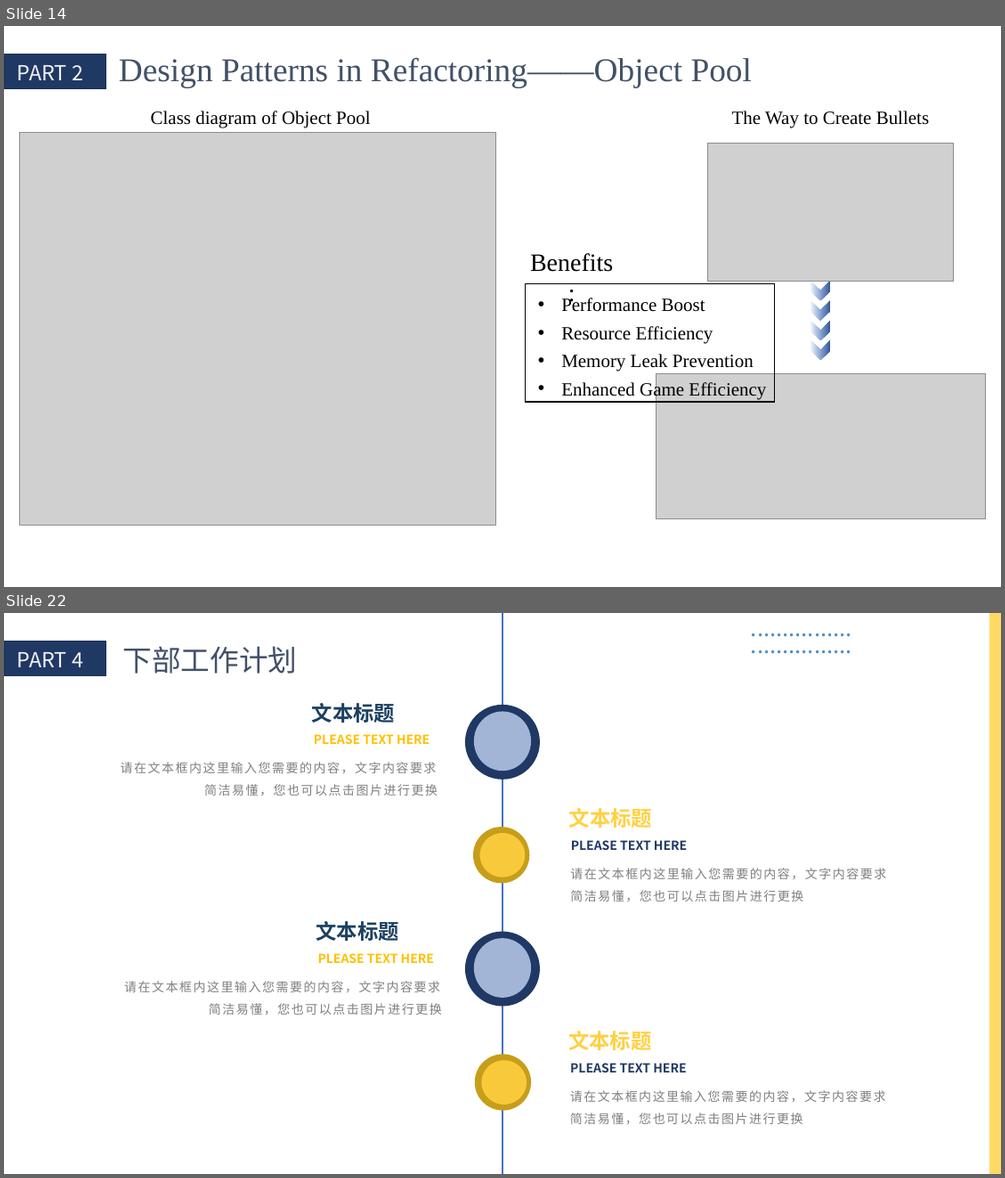
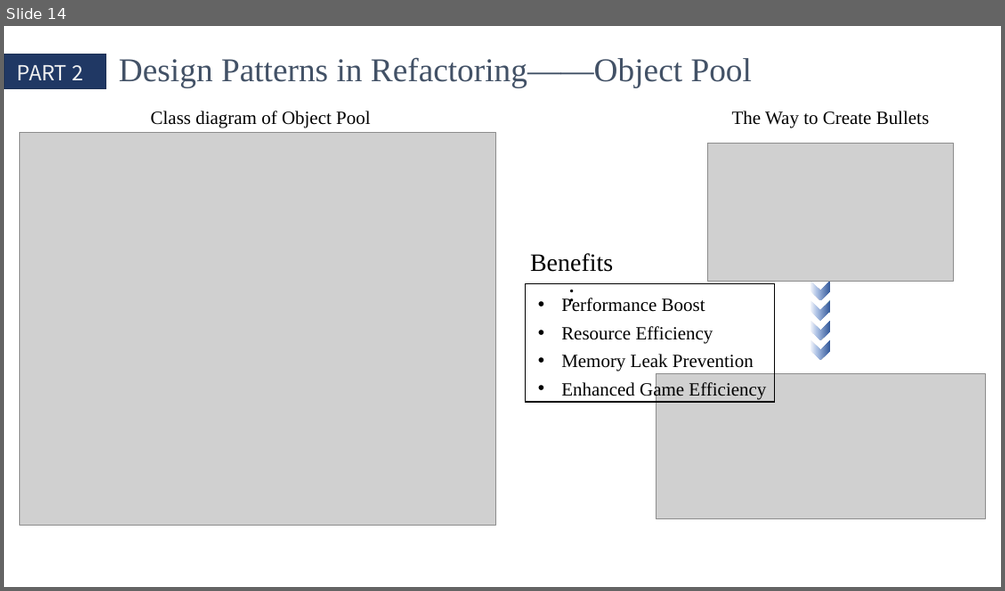
Before and after one commit to QinCheng0928/Cocos2d, a slide deck: 文档/DesignPattern.pptx. Shown one above the other, each under a label of ours: slides 14 and 22 before the commit, slide 14 after it; the slides between them are not shown. The pictures are 1005x1178 and 1005x591 pixels, drawn with LibreOffice and Linux fonts; fonts in the diff are those of the drawing; grey boxes stand for pictures. Boxes give left, top, right and bottom in pixels: in the first picture for what was removed or moved away, otherwise in the second. Text is boxed around its words. In the diff, an @@ line names an element or a change of style, - is before the commit and + after.

```diff
--- a/文档/DesignPattern.pptx
+++ b/文档/DesignPattern.pptx
@@ slide 22 removed at box(4, 613, 1001, 1174), background #FFFFFF @@
@@ line removed from (502, 613) to (502, 1174) @@
@@ text removed at box(744, 626, 983, 662) @@
-................
@@ text removed at box(744, 613, 983, 645) @@
-................
@@ line removed from (995, 613) to (995, 1174) @@
@@ rectangle removed at box(4, 641, 105, 676) @@
@@ text removed at box(17, 652, 83, 667) @@
-PART 4
@@ text removed at box(123, 646, 298, 674) @@
-下部工作计划
@@ text removed at box(312, 703, 395, 722) @@
-文本标题
@@ ellipse removed at box(465, 705, 540, 779) @@
@@ ellipse removed at box(474, 711, 531, 770) @@
@@ text removed at box(314, 734, 429, 744) @@
-PLEASE TEXT HERE
@@ text removed at box(121, 762, 437, 795) @@
-请在文本框内这里输入您需要的内容，文字内容要求简洁易懂，您也可以点击图片进行更换
@@ text removed at box(569, 808, 652, 827) @@
-文本标题
@@ ellipse removed at box(473, 827, 529, 883) @@
@@ ellipse removed at box(480, 833, 526, 877) @@
@@ text removed at box(571, 840, 687, 850) @@
-PLEASE TEXT HERE
@@ text removed at box(570, 868, 886, 901) @@
-请在文本框内这里输入您需要的内容，文字内容要求简洁易懂，您也可以点击图片进行更换
@@ text removed at box(316, 921, 398, 941) @@
-文本标题
@@ ellipse removed at box(465, 932, 540, 1006) @@
@@ text removed at box(318, 953, 434, 963) @@
-PLEASE TEXT HERE
@@ ellipse removed at box(474, 938, 531, 997) @@
@@ text removed at box(124, 981, 442, 1014) @@
-请在文本框内这里输入您需要的内容，文字内容要求简洁易懂，您也可以点击图片进行更换
@@ text removed at box(568, 1030, 651, 1050) @@
-文本标题
@@ ellipse removed at box(474, 1054, 531, 1111) @@
@@ ellipse removed at box(482, 1060, 526, 1104) @@
@@ text removed at box(570, 1062, 686, 1072) @@
-PLEASE TEXT HERE
@@ text removed at box(570, 1090, 886, 1124) @@
-请在文本框内这里输入您需要的内容，文字内容要求简洁易懂，您也可以点击图片进行更换
```
Also in this commit, not shown: 6 slides changed, 5 other slides removed, 59 other files.
